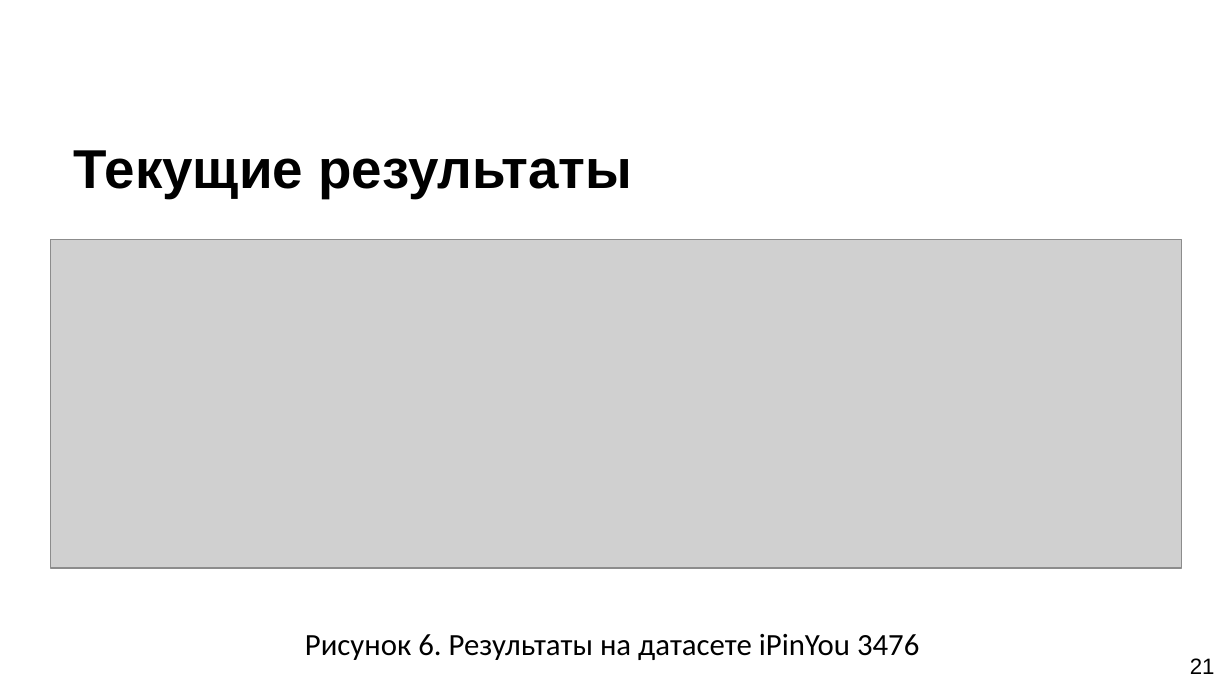
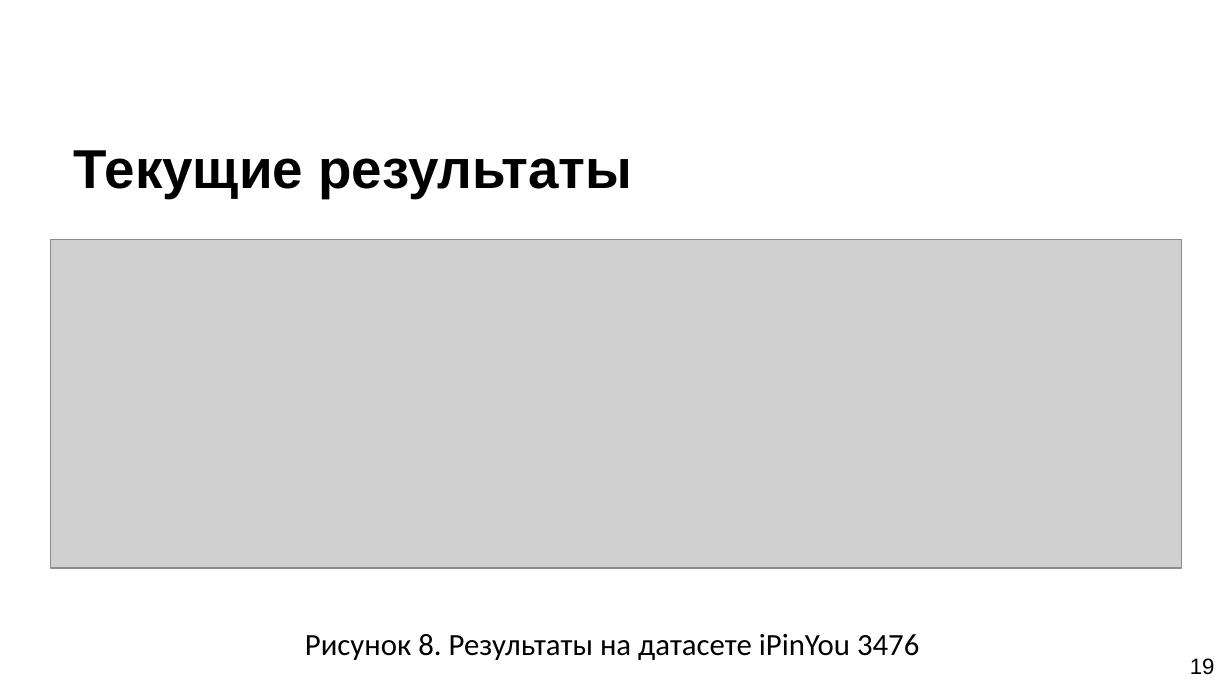
Before and after one commit to SerTelnov/landscape-forecasting, a slide deck: slide 19 of stuff/docs/2020-pps-forecasting.pptx (slide 21 before the commit). Drawn at 1232x693 pixels with LibreOffice and Linux fonts; fonts in the diff are those of the drawing; grey boxes stand for pictures; background and template pictures are left out. Boxes give left, top, right and bottom in pixels: in the first picture for what was removed or moved away, otherwise in the second. Text is boxed around its words. In the diff, an @@ line names an element or a change of style, - is before the commit and + after.

```diff
--- a/stuff/docs/2020-pps-forecasting.pptx
+++ b/stuff/docs/2020-pps-forecasting.pptx
@@ text at [305, 634, 919, 660]: text changed @@
-Рисунок 6. Результаты на датасете iPinYou 3476
+Рисунок 8. Результаты на датасете iPinYou 3476
@@ page number at [1190, 658, 1215, 675]: text changed @@
-21
+19
```
Also in this commit, not shown: 9 other slides changed, 1 slide added, 3 slides removed, 6 other files.
